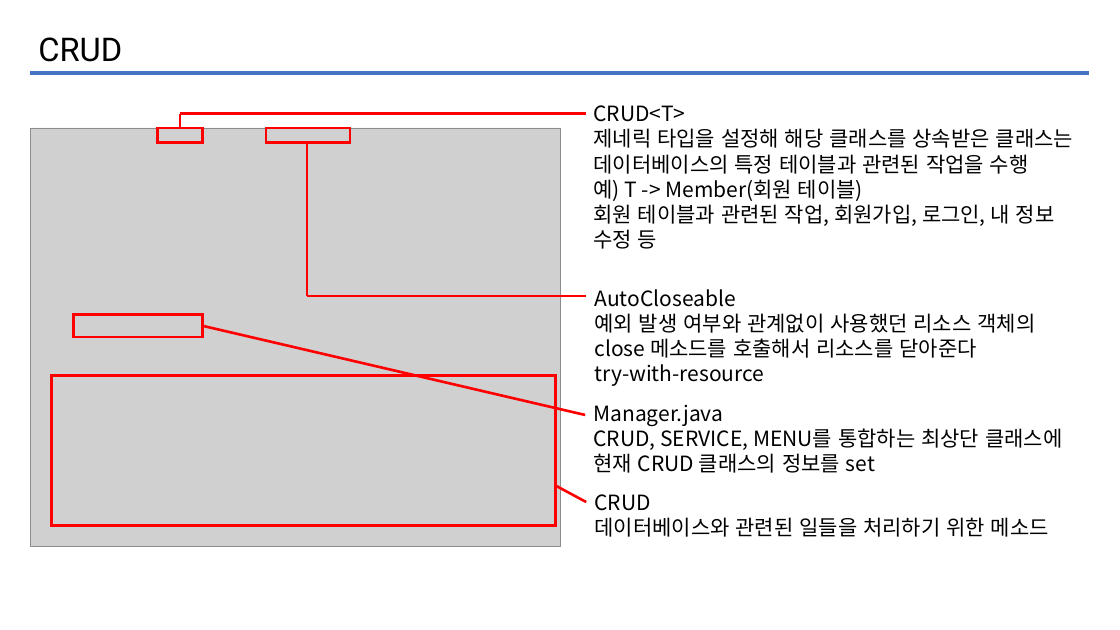
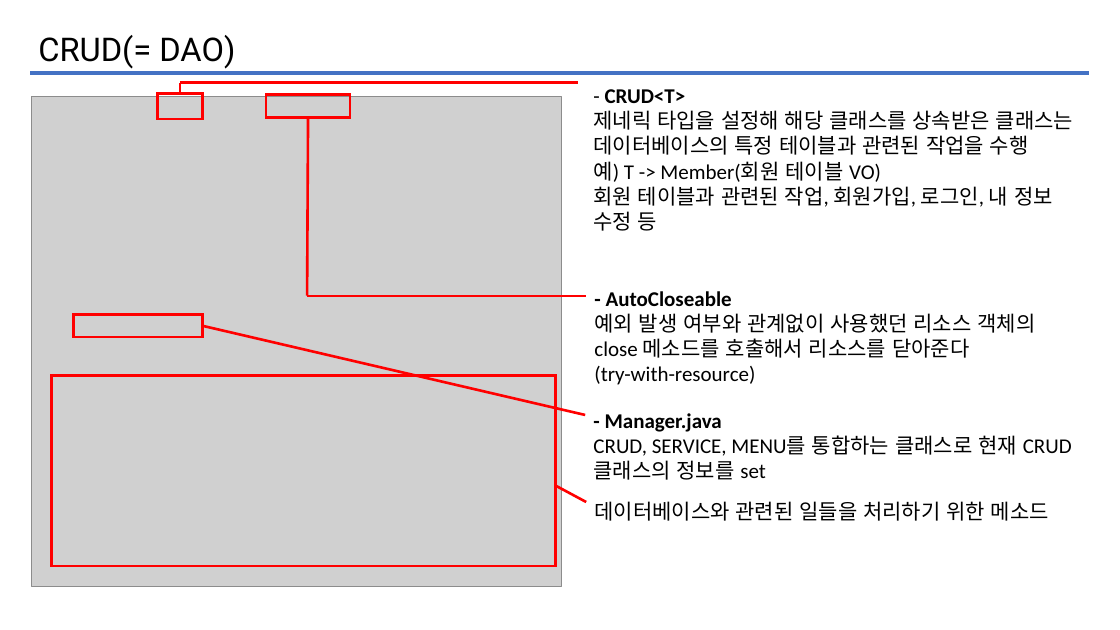
Before and after one commit to iuj09/InterestBook, a slide deck: slide 5 of KOSTAmini1/dogi.pptx (slide 3 before the commit). Drawn at 1120x630 pixels with LibreOffice and Linux fonts; fonts in the diff are those of the drawing; grey boxes stand for pictures. Boxes give left, top, right and bottom in pixels: in the first picture for what was removed or moved away, otherwise in the second. Text is boxed around its words. In the diff, an @@ line names an element or a change of style, - is before the commit and + after.

```diff
--- a/KOSTAmini1/dogi.pptx
+++ b/KOSTAmini1/dogi.pptx
@@ text at [38,35,235,69]: text changed @@
-CRUD
+CRUD(= DAO)
@@ line moved from (180, 113) - (586, 113) to (180, 82) - (578, 82) @@
@@ line moved from (180, 128) - (180, 113) to (180, 93) - (180, 82) @@
@@ text at [593,89,1073,231]: text changed; font Noto Sans CJK KR to Calibri @@
-CRUD<T>
-제네릭 타입을 설정해 해당 클래스를 상속받은 클래스는 데이터베이스의 특정 테이블과 관련된 작업을 수행
-예) T -> Member(회원 테이블)
-회원 테이블과 관련된 작업, 회원가입, 로그인, 내 정보 수정 등
+- CRUD<T>
+제네릭 타입을 설정해 해당 클래스를 상속받은 클래스는 데이터베이스의 특정 테이블과 관련된 작업을 수행
+예) T -> Member(회원 테이블 VO)
+회원 테이블과 관련된 작업, 회원가입, 로그인, 내 정보 수정 등
@@ picture: place and size @@
-picture at [30,128,560,546]
+picture at [31,97,561,586]
@@ rectangle: place and size @@
-rectangle at [157,128,202,142]
+rectangle at [157,93,202,118]
@@ rectangle: place and size @@
-rectangle at [266,128,350,142]
+rectangle at [266,94,350,118]
@@ line moved from (308, 296) - (308, 142) to (308, 296) - (308, 118) @@
@@ text at [594,291,1035,385]: text changed; font Noto Sans CJK KR to Calibri @@
-AutoCloseable
-예외 발생 여부와 관계없이 사용했던 리소스 객체의 close 메소드를 호출해서 리소스를 닫아준다
-try-with-resource
+- AutoCloseable
+예외 발생 여부와 관계없이 사용했던 리소스 객체의 close 메소드를 호출해서 리소스를 닫아준다
+(try-with-resource)
@@ rectangle: place and size @@
-rectangle at [51,376,555,525]
+rectangle at [51,376,555,566]
@@ text at [593,413,1072,480]: text changed; font Noto Sans CJK KR to Calibri @@
-Manager.java
-CRUD, SERVICE, MENU를 통합하는 최상단 클래스에 현재 CRUD 클래스의 정보를 set
+- Manager.java
+CRUD, SERVICE, MENU를 통합하는 클래스로 현재 CRUD 클래스의 정보를 set
@@ text "데이터베이스와 관련된 일들을 처리하기 위한 ...": place and size @@
-text "데이터베이스와 관련된 일들을 처리하기 위한 ..." at [594,494,1049,537]
+text "데이터베이스와 관련된 일들을 처리하기 위한 ..." at [594,501,1049,521]
@@ text "데이터베이스와 관련된 일들을 처리하기 위한 ..." at [594,501,1049,521]: font Noto Sans CJK KR to Calibri @@
@@ text at [594,494,650,511]: paragraph removed @@
-CRUD
```
Also in this commit, not shown: 3 other slides changed, 13 slides added, 12 other files.
